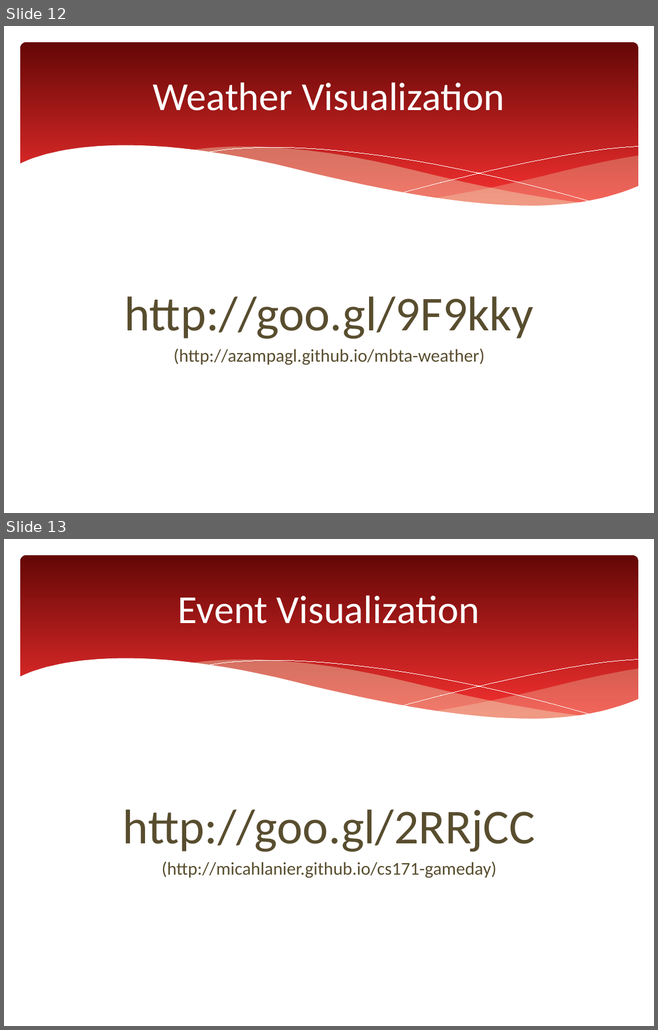
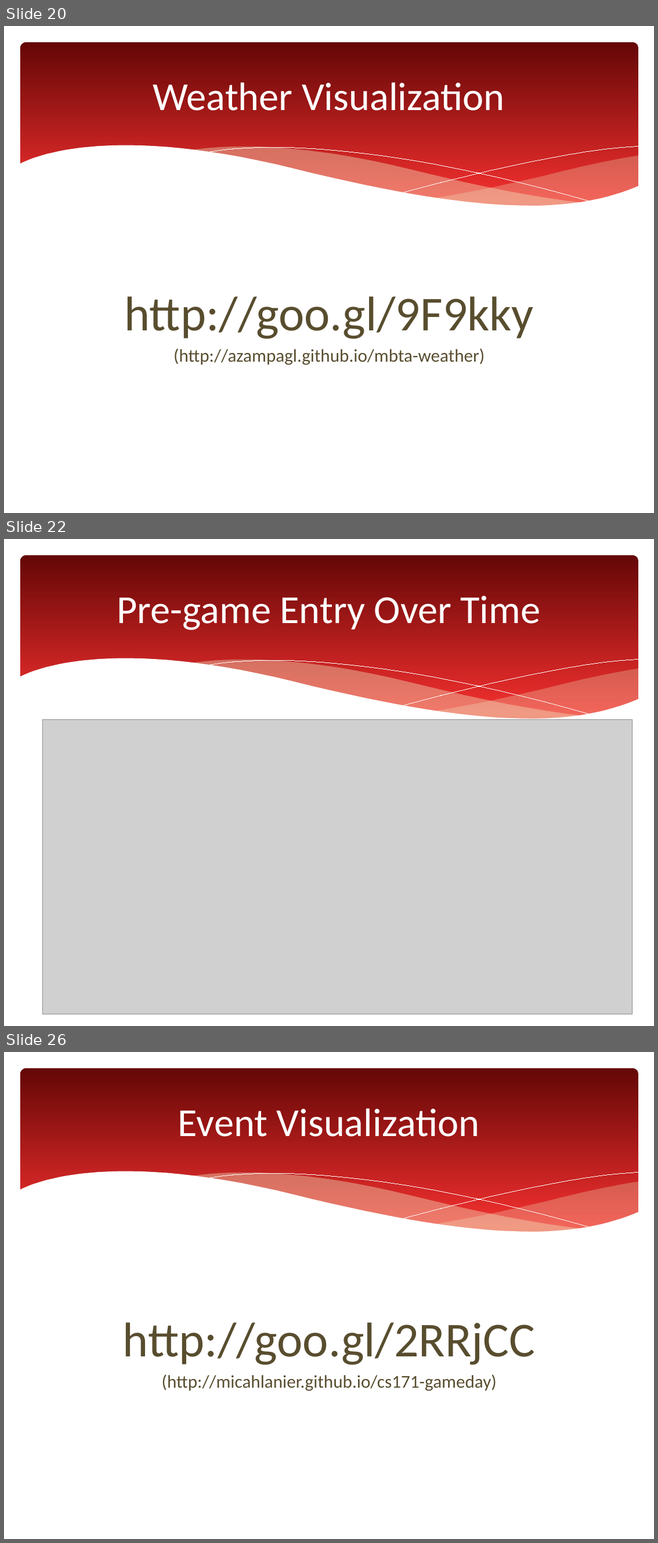
Before and after one commit to azampagl/harvard-capstone, a slide deck: docs/presentations/executive/mbta-capstone_executive.pptx. Shown one above the other, each under a label of ours: slides 12 and 13 before the commit, slides 20, 22 and 26 after it; the slides between them are not shown. The pictures are 658x1030 and 658x1543 pixels, drawn with LibreOffice and Linux fonts; fonts in the diff are those of the drawing; grey boxes stand for pictures. Boxes give left, top, right and bottom in pixels: in the first picture for what was removed or moved away, otherwise in the second. Text is boxed around its words. In the diff, an @@ line names an element or a change of style, - is before the commit and + after.

```diff
--- a/docs/presentations/executive/mbta-capstone_executive.pptx
+++ b/docs/presentations/executive/mbta-capstone_executive.pptx
@@ slide 22 added at (4,539,654,1026), background #FFFFFF; not listed: 6 template elements that a slide beside it also shows @@
@@ title added at (117,596,540,630), 44 pt, text #FFFFFF @@
+Pre-game Entry Over Time
@@ picture added at (42,719,632,1015) @@
@@ what was slide 12 is now slide 20 @@
@@ what was slide 13 is now slide 26 @@
```
Also in this commit, not shown: 1 slide changed, 13 other slides added, 1 slide removed, 8 other files.
